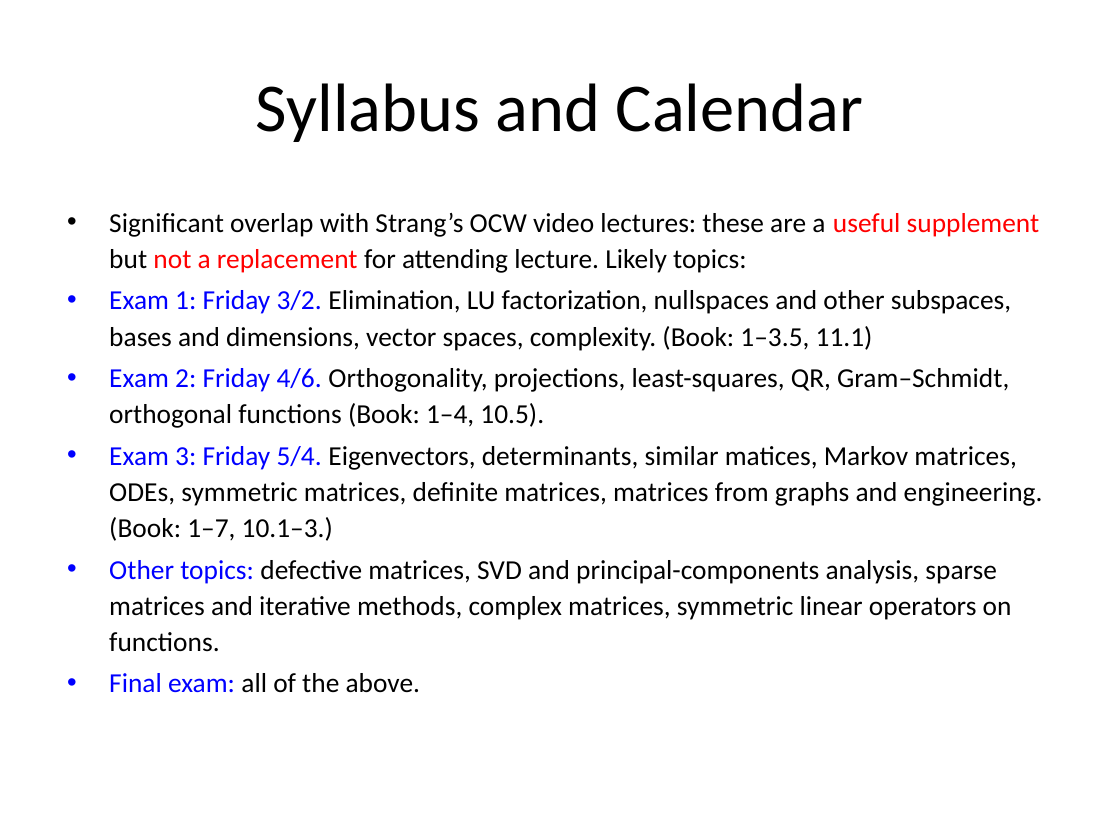
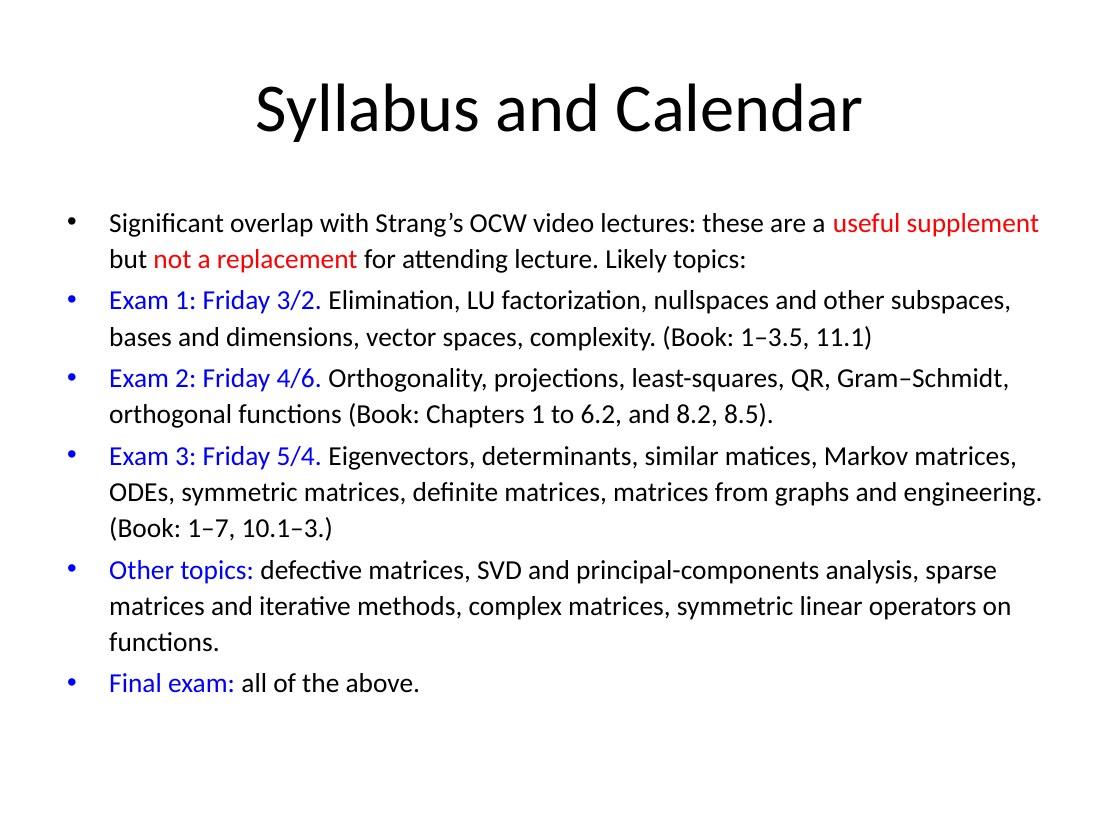
Before and after one commit to mitmath/1806, a slide deck: slide 5 of lectures/1806overview.pptx. Drawn at 1120x840 pixels with LibreOffice and Linux fonts; fonts in the diff are those of the drawing. Boxes give left, top, right and bottom in pixels: in the first picture for what was removed or moved away, otherwise in the second. Text is boxed around its words. In the diff, an @@ line names an element or a change of style, - is before the commit and + after.

```diff
--- a/lectures/1806overview.pptx
+++ b/lectures/1806overview.pptx
@@ text at (109, 368, 1009, 428): text changed @@
-• Exam 2: Friday 4/6. Orthogonality, projections, least-squares, QR, Gram–Schmidt, orthogonal functions (Book: 1–4, 10.5).
+• Exam 2: Friday 4/6. Orthogonality, projections, least-squares, QR, Gram–Schmidt, orthogonal functions (Book: Chapters 1 to 6.2, and 8.2, 8.5).
```
Also in this commit, not shown: 1 other file.
